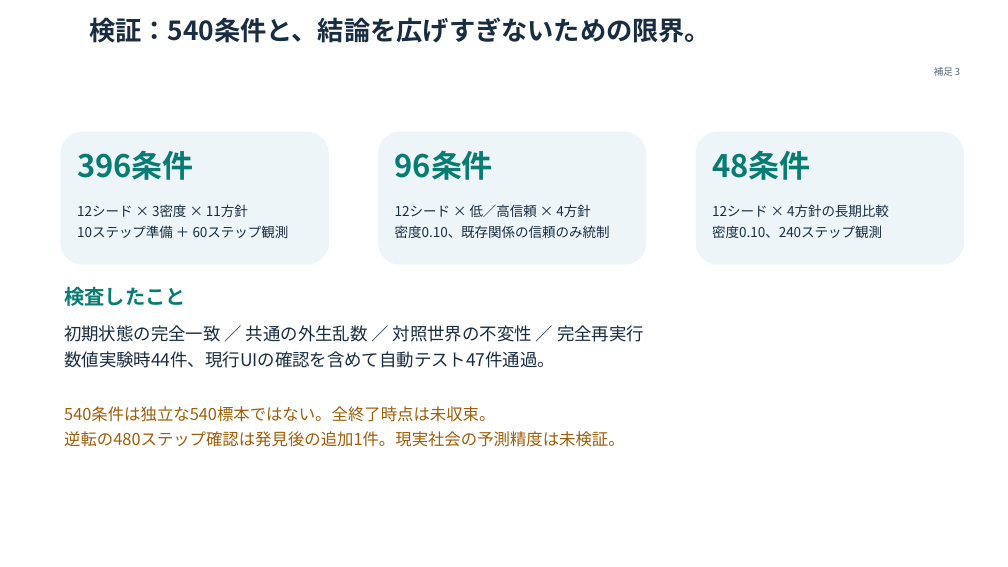
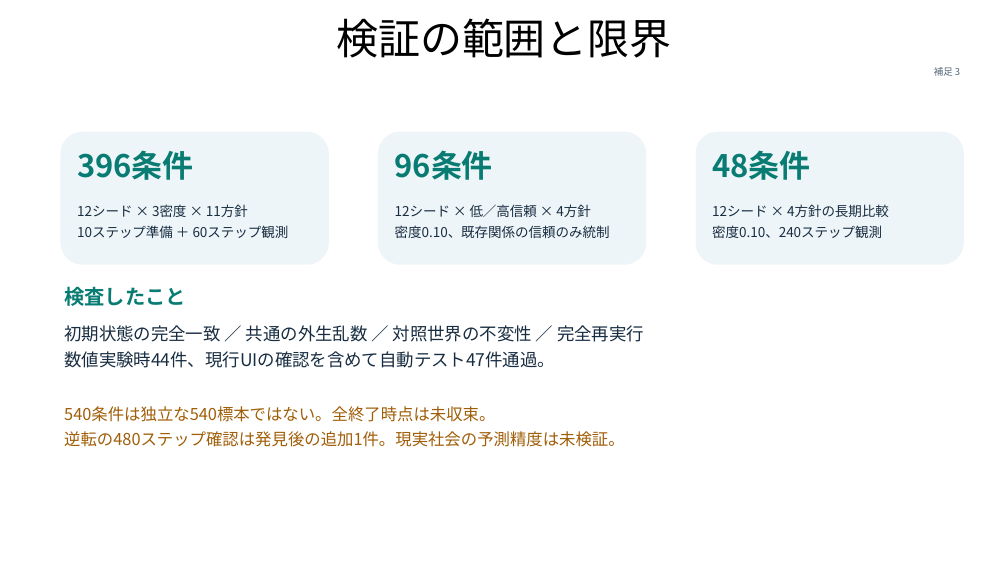
Before and after one commit to maton369/social-relationship-lab, a slide deck: slide 11 of presentation/Social_Relationship_Lab.pptx. Drawn at 1008x567 pixels with LibreOffice and Linux fonts; fonts in the diff are those of the drawing; background and template pictures are left out. Boxes give left, top, right and bottom in pixels: in the first picture for what was removed or moved away, otherwise in the second. Text is boxed around its words. In the diff, an @@ line names an element or a change of style, - is before the commit and + after.

```diff
--- a/presentation/Social_Relationship_Lab.pptx
+++ b/presentation/Social_Relationship_Lab.pptx
@@ title "検証の範囲と限界" at box(336, 18, 672, 58): vertical alignment top to middle @@
@@ title at box(336, 18, 672, 58): text changed; size 25 to 40 pt; text colour #182D41 to #000000; bold off @@
-検証：540条件と、結論を広げすぎないための限界。
+検証の範囲と限界
```
Also in this commit, not shown: 11 other slides changed, 23 other files.
